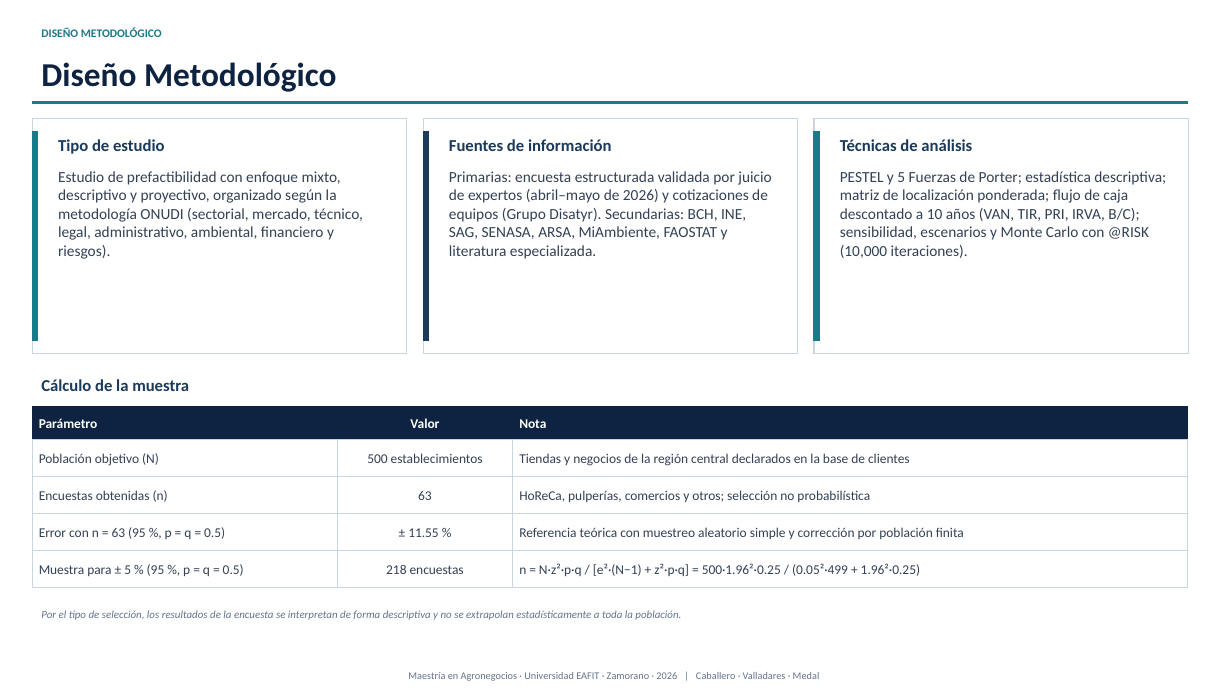
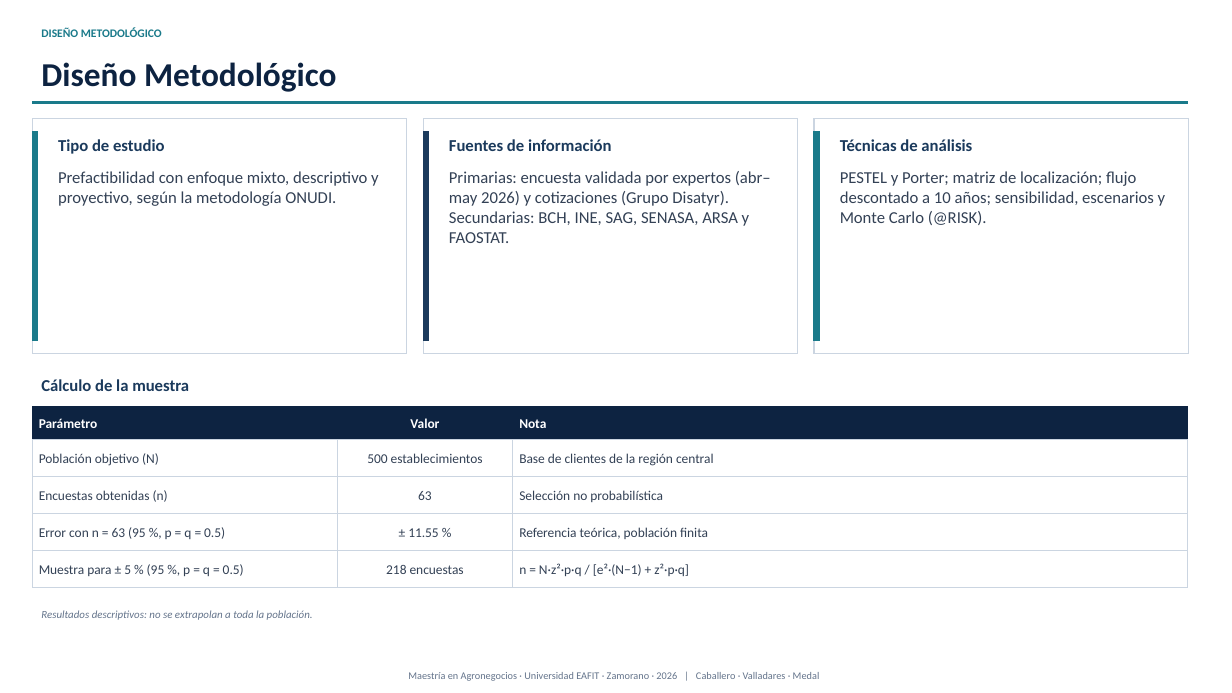
Before and after one commit to modelqdeluxe-ops/ss, a slide deck: slide 8 of Defensa_Tesis_Jaime_Fredy_Horacio_corregida.pptx. Drawn at 1232x693 pixels with LibreOffice and Linux fonts; fonts in the diff are those of the drawing. Boxes give left, top, right and bottom in pixels: in the first picture for what was removed or moved away, otherwise in the second. Text is boxed around its words. In the diff, an @@ line names an element or a change of style, - is before the commit and + after.

```diff
--- a/Defensa_Tesis_Jaime_Fredy_Horacio_corregida.pptx
+++ b/Defensa_Tesis_Jaime_Fredy_Horacio_corregida.pptx
@@ text at (x1=58, y1=171, x2=379, y2=206): text changed; size 12 to 13 pt @@
-Estudio de prefactibilidad con enfoque mixto, descriptivo y proyectivo, organizado según la metodología ONUDI (sectorial, mercado, técnico, legal, administrativo, ambiental, financiero y riesgos).
+Prefactibilidad con enfoque mixto, descriptivo y proyectivo, según la metodología ONUDI.
@@ text at (x1=449, y1=171, x2=771, y2=243): text changed; size 12 to 13 pt @@
-Primarias: encuesta estructurada validada por juicio de expertos (abril–mayo de 2026) y cotizaciones de equipos (Grupo Disatyr). Secundarias: BCH, INE, SAG, SENASA, ARSA, MiAmbiente, FAOSTAT y literatura especializada.
+Primarias: encuesta validada por expertos (abr–may 2026) y cotizaciones (Grupo Disatyr). Secundarias: BCH, INE, SAG, SENASA, ARSA y FAOSTAT.
@@ text at (x1=840, y1=171, x2=1166, y2=225): text changed; size 12 to 13 pt @@
-PESTEL y 5 Fuerzas de Porter; estadística descriptiva; matriz de localización ponderada; flujo de caja descontado a 10 años (VAN, TIR, PRI, IRVA, B/C); sensibilidad, escenarios y Monte Carlo con @RISK (10,000 iteraciones).
+PESTEL y Porter; matriz de localización; flujo descontado a 10 años; sensibilidad, escenarios y Monte Carlo (@RISK).
@@ text at (x1=519, y1=453, x2=714, y2=466): text changed @@
-Tiendas y negocios de la región central declarados en la base de clientes
+Base de clientes de la región central
@@ text at (x1=519, y1=490, x2=663, y2=502): text changed @@
-HoReCa, pulperías, comercios y otros; selección no probabilística
+Selección no probabilística
@@ text at (x1=519, y1=527, x2=708, y2=539): text changed @@
-Referencia teórica con muestreo aleatorio simple y corrección por población finita
+Referencia teórica, población finita
@@ text at (x1=519, y1=563, x2=689, y2=576): text changed @@
-n = N·z²·p·q / [e²·(N−1) + z²·p·q] = 500·1.96²·0.25 / (0.05²·499 + 1.96²·0.25)
+n = N·z²·p·q / [e²·(N−1) + z²·p·q]
@@ text at (x1=41, y1=610, x2=313, y2=620): text changed @@
-Por el tipo de selección, los resultados de la encuesta se interpretan de forma descriptiva y no se extrapolan estadísticamente a toda la población.
+Resultados descriptivos: no se extrapolan a toda la población.
```
Also in this commit, not shown: 23 other slides changed, 3 other files.
